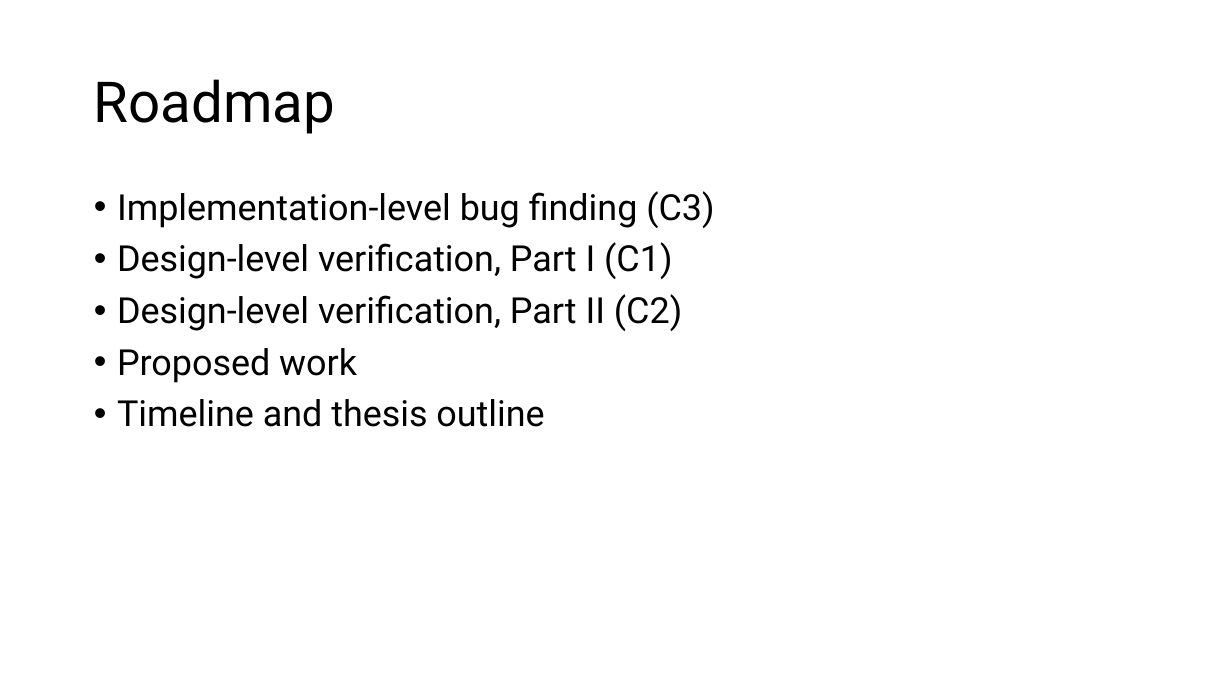
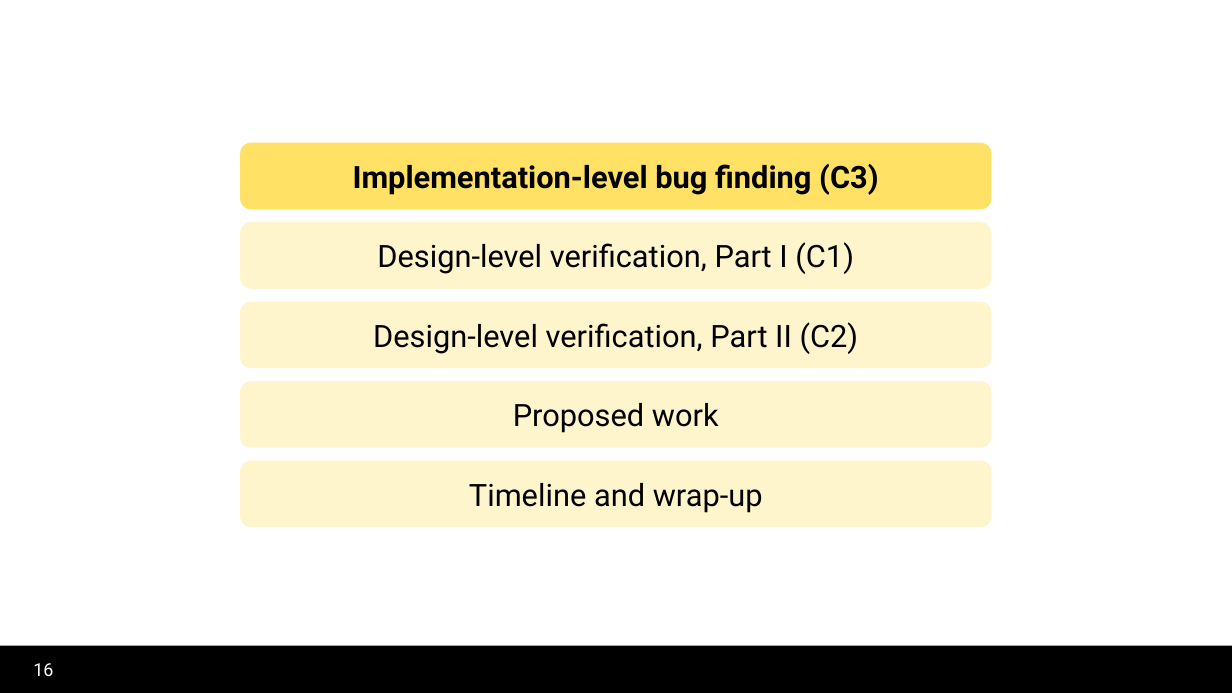
Before and after one commit to lorchrob/thesis_proposal_slides, a slide deck: slide 16 of slides.pptx. Drawn at 1232x693 pixels with LibreOffice and Linux fonts; fonts in the diff are those of the drawing; background and template pictures are left out. Boxes give left, top, right and bottom in pixels: in the first picture for what was removed or moved away, otherwise in the second. Text is boxed around its words. In the diff, an @@ line names an element or a change of style, - is before the commit and + after.

```diff
--- a/slides.pptx
+++ b/slides.pptx
@@ title removed at (94,79,335,134) @@
-Roadmap
@@ rectangle added at (83,116,185,148), fill #FFFFFF @@
@@ rounded rectangle "Implementation-level bug finding (C3)": place and size @@
-rounded rectangle "Implementation-level bug finding (C3)" at (117,191,714,427)
+rounded rectangle "Implementation-level bug finding (C3)" at (240,142,992,209)
@@ rounded rectangle "Implementation-level bug finding (C3)" at (240,142,992,209): size 28 to 24 pt, bold on; alignment left to centre; bullet • to none; line spacing 0.9 to 1; less space between paragraphs; vertical alignment top to middle; fill none to #FFE166 @@
@@ rounded rectangle added at (240,222,992,288), fill #FFF5CC, 24 pt, text #000000 @@
+Design-level verification, Part I (C1)
@@ text in rounded rectangle at (117,242,682,427): paragraphs removed @@
-• Design-level verification, Part I (C1)
-• Design-level verification, Part II (C2)
-• Proposed work
-• Timeline and thesis outline
@@ rounded rectangle added at (240,301,992,368), fill #FFF5CC, 24 pt, text #000000 @@
+Design-level verification, Part II (C2)
@@ rounded rectangle added at (240,381,992,447), fill #FFF5CC, 24 pt, text #000000 @@
+Proposed work
@@ rounded rectangle added at (240,460,992,527), fill #FFF5CC, 24 pt, text #000000 @@
+Timeline and wrap-up
@@ rectangle added at (0,646,1232,693), fill #000000 @@
@@ page number added at (33,663,53,676), 14 pt, text #FFFFFF @@
+16
```
Also in this commit, not shown: 7 other slides changed, 102 slides added, 50 slides removed.
